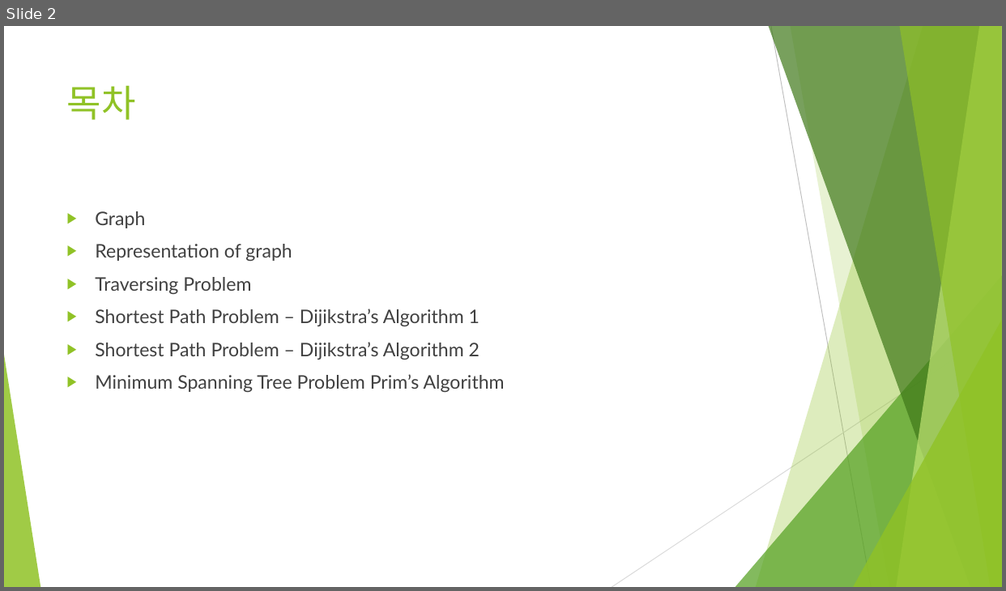
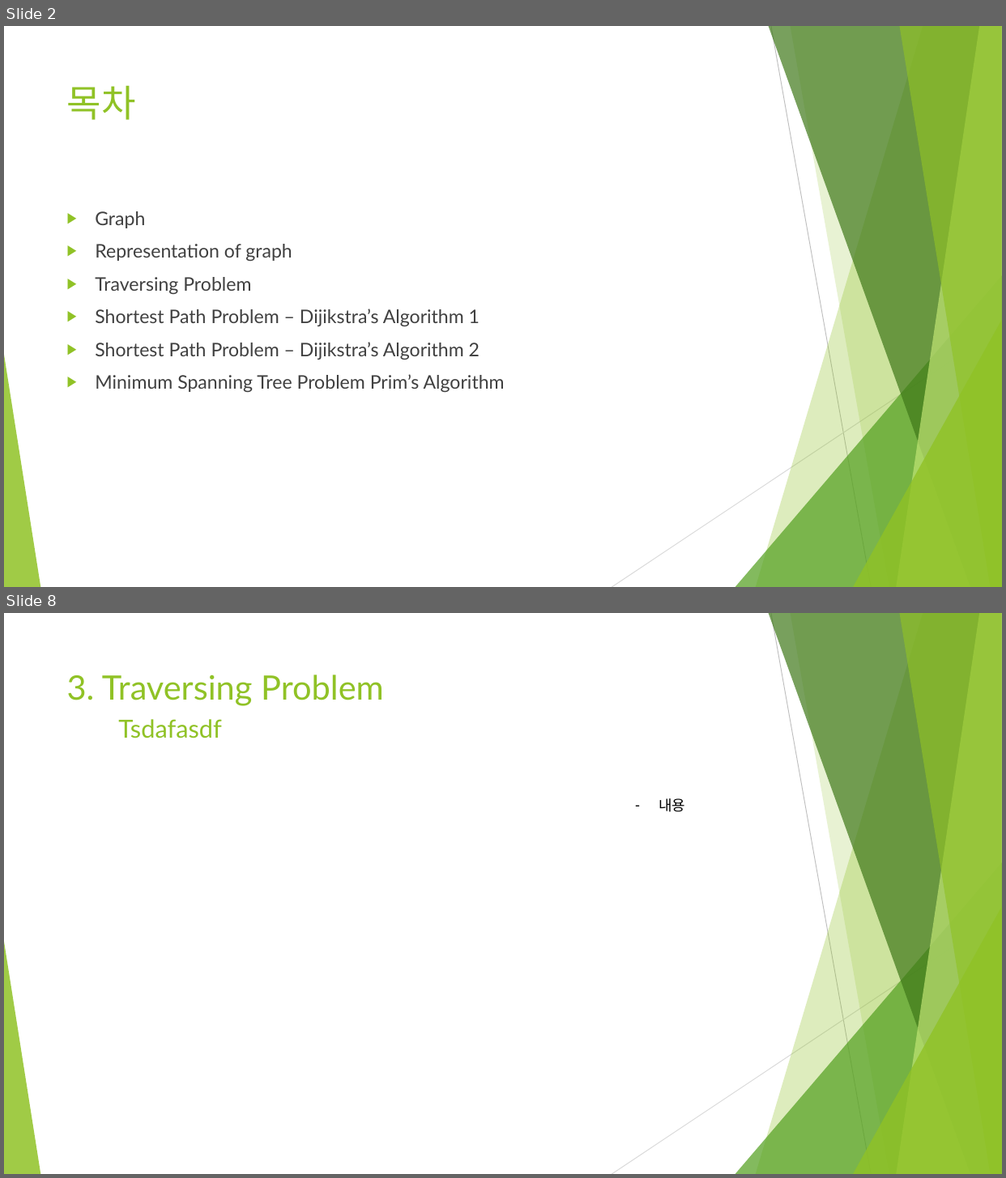
Before and after one commit to Heechul90/Data_Structure_and_Algorithms, a slide deck: 2. Non-Linear Structure, Optimiztion,and Algorithm/5/5. DataStructure & Algorithm 2.pptx. Shown one above the other, each under a label of ours: slide 2 before the commit, slides 2 and 8 after it; the slides between them are not shown. The pictures are 1006x591 and 1006x1178 pixels, drawn with LibreOffice and Linux fonts; fonts in the diff are those of the drawing. Boxes give left, top, right and bottom in pixels: in the first picture for what was removed or moved away, otherwise in the second. Text is boxed around its words. In the diff, an @@ line names an element or a change of style, - is before the commit and + after.

```diff
--- a/2. Non-Linear Structure, Optimiztion,and Algorithm/5/5. DataStructure & Algorithm 2.pptx
+++ b/2. Non-Linear Structure, Optimiztion,and Algorithm/5/5. DataStructure & Algorithm 2.pptx
@@ slide 8 added at [4, 613, 1002, 1174], background #FFFFFF; not listed: 10 template elements that a slide beside it also shows @@
@@ title added at [67, 675, 384, 706], 32.4 pt, text #90C226 @@
+3. Traversing Problem
@@ text added at [118, 719, 222, 739], 24 pt, text #90C226 @@
+Tsdafasdf
@@ text added at [658, 798, 685, 812], 14 pt, text #000000 @@
+– 내용
```
Also in this commit, not shown: 1 slide changed, 8 other slides added, 1 slide removed.
